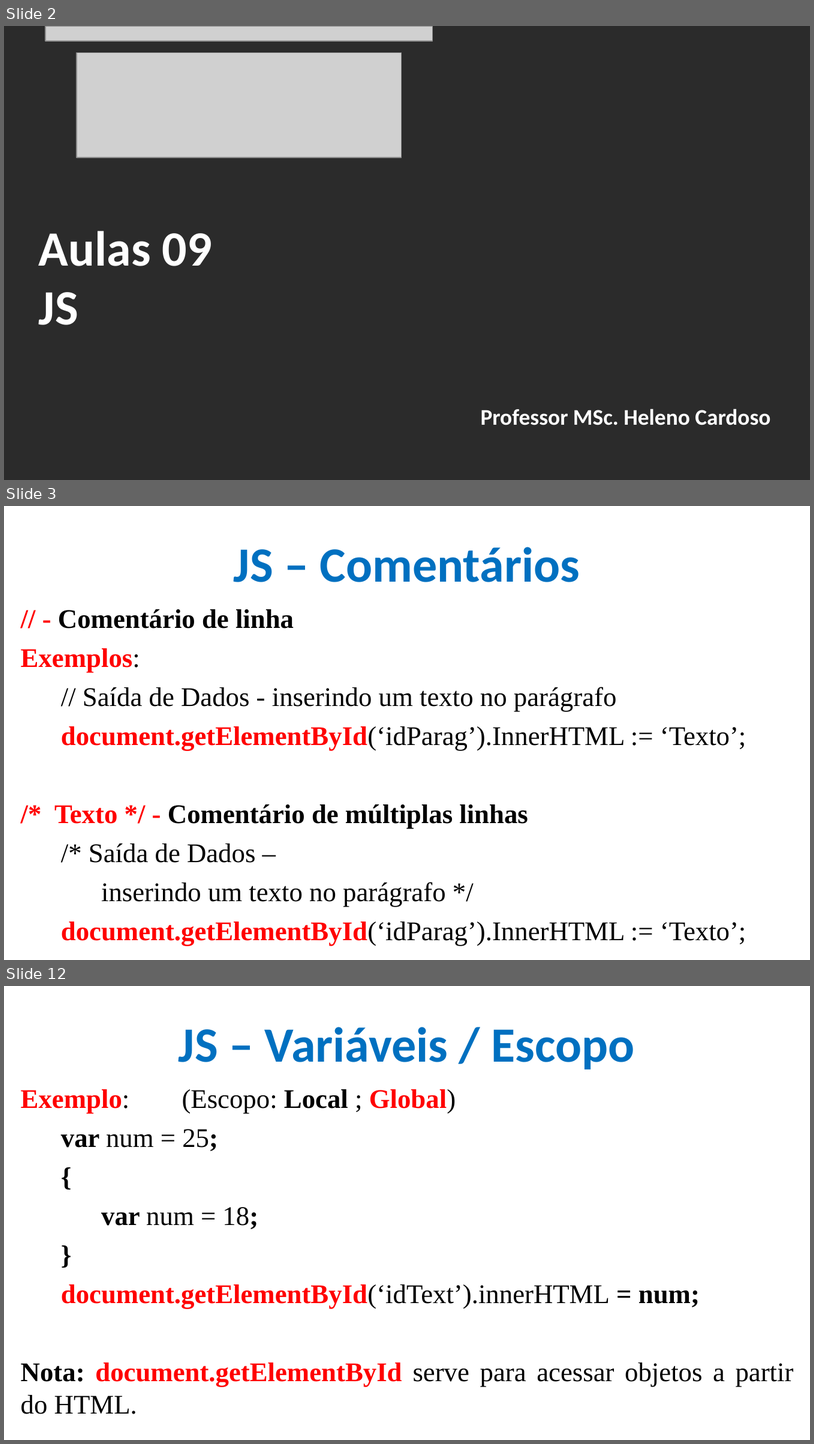
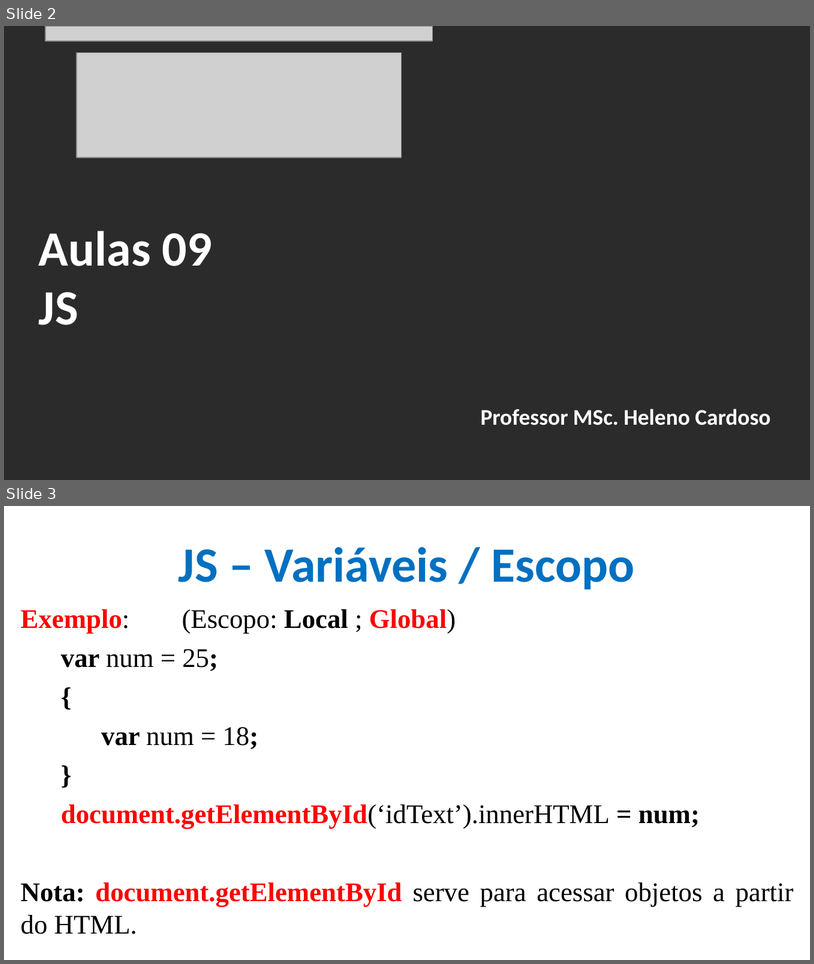
Before and after one commit to CloudEducationBrazil/WydenDesenvolvimentoWebPHP, a slide deck: 01 Classes/Aula 09 Desenvolvimento Web PHP - JS.pptx. Shown one above the other, each under a label of ours: slides 2, 3 and 12 before the commit, slides 2 and 3 after it; the slides between them are not shown. The pictures are 814x1444 and 814x964 pixels, drawn with LibreOffice and Linux fonts; fonts in the diff are those of the drawing; grey boxes stand for pictures; background and template pictures are left out; a plain dark background stands for a picture behind light text. Boxes give left, top, right and bottom in pixels: in the first picture for what was removed or moved away, otherwise in the second. Text is boxed around its words. In the diff, an @@ line names an element or a change of style, - is before the commit and + after.

```diff
--- a/01 Classes/Aula 09 Desenvolvimento Web PHP - JS.pptx
+++ b/01 Classes/Aula 09 Desenvolvimento Web PHP - JS.pptx
@@ slide 3 removed at bbox=[4, 506, 810, 960], background picture (left out) @@
@@ title removed at bbox=[234, 547, 580, 582] @@
-JS – Comentários
@@ text removed at bbox=[21, 609, 747, 946] @@
-// - Comentário de linha
-Exemplos:
-// Saída de Dados - inserindo um texto no parágrafo
-document.getElementById(‘idParag’).InnerHTML := ‘Texto’;
-/* Texto */ - Comentário de múltiplas linhas
-/* Saída de Dados –
-inserindo um texto no parágrafo */
-document.getElementById(‘idParag’).InnerHTML := ‘Texto’;
@@ what was slide 12 is now slide 3 @@
```
Also in this commit, not shown: 8 other slides removed, 2 other files.
